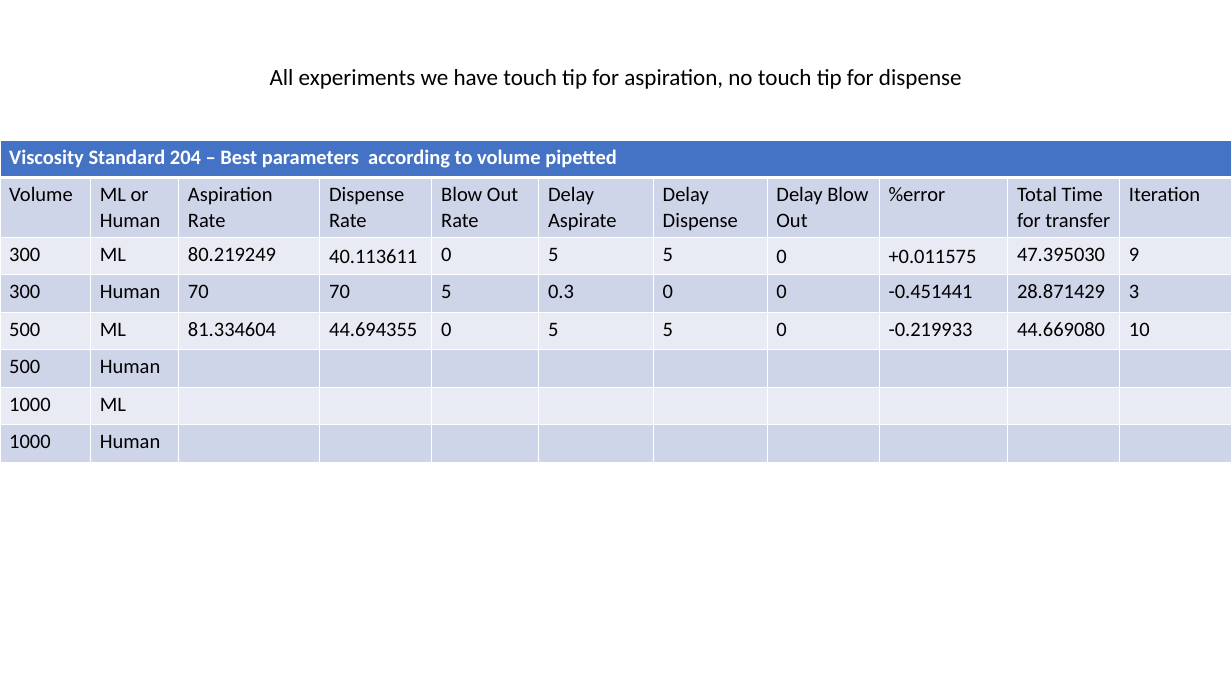
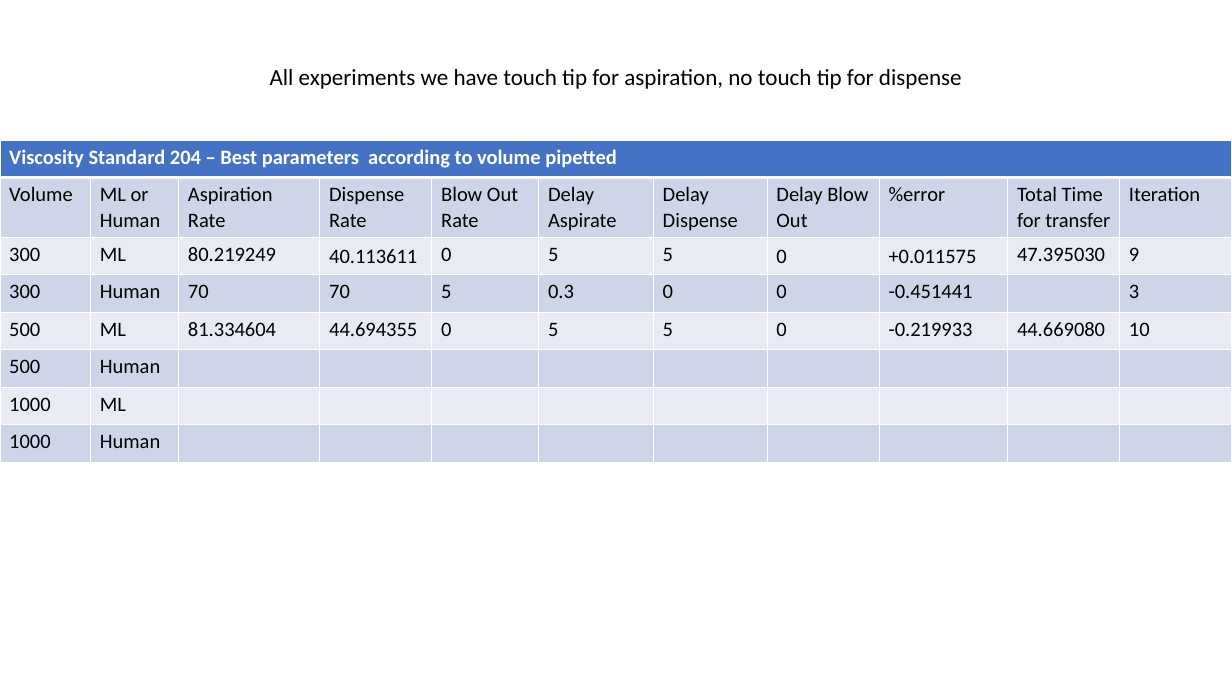
Before and after one commit to Quijanove/viscosity_liquid_transfer_Pablo, a slide deck: slide 3 of Opentrons_experiments/BOTorch_optimization/Shivam_Report/Graphs.pptx. Drawn at 1232x693 pixels with LibreOffice and Linux fonts; fonts in the diff are those of the drawing. Boxes give left, top, right and bottom in pixels: in the first picture for what was removed or moved away, otherwise in the second. Text is boxed around its words. In the diff, an @@ line names an element or a change of style, - is before the commit and + after.

```diff
--- a/Opentrons_experiments/BOTorch_optimization/Shivam_Report/Graphs.pptx
+++ b/Opentrons_experiments/BOTorch_optimization/Shivam_Report/Graphs.pptx
@@ table at <box>0,140,1231,486</box> @@
-row 4, column 10: 28.871429
+row 4, column 10: 
```
Also in this commit, not shown: 1 other slide changed, 7 other files.
